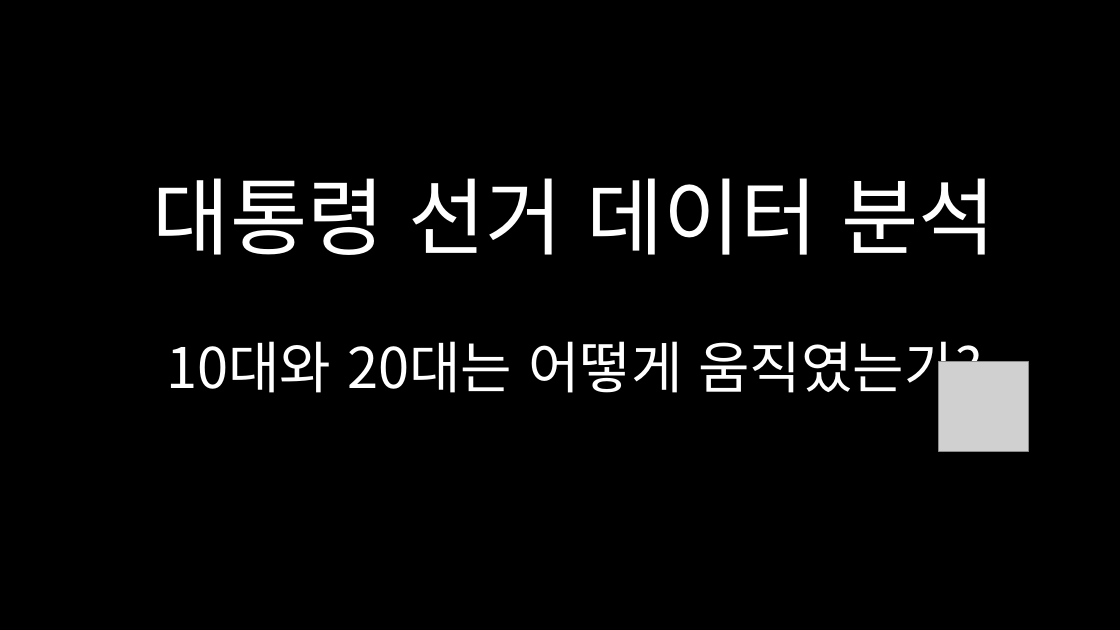
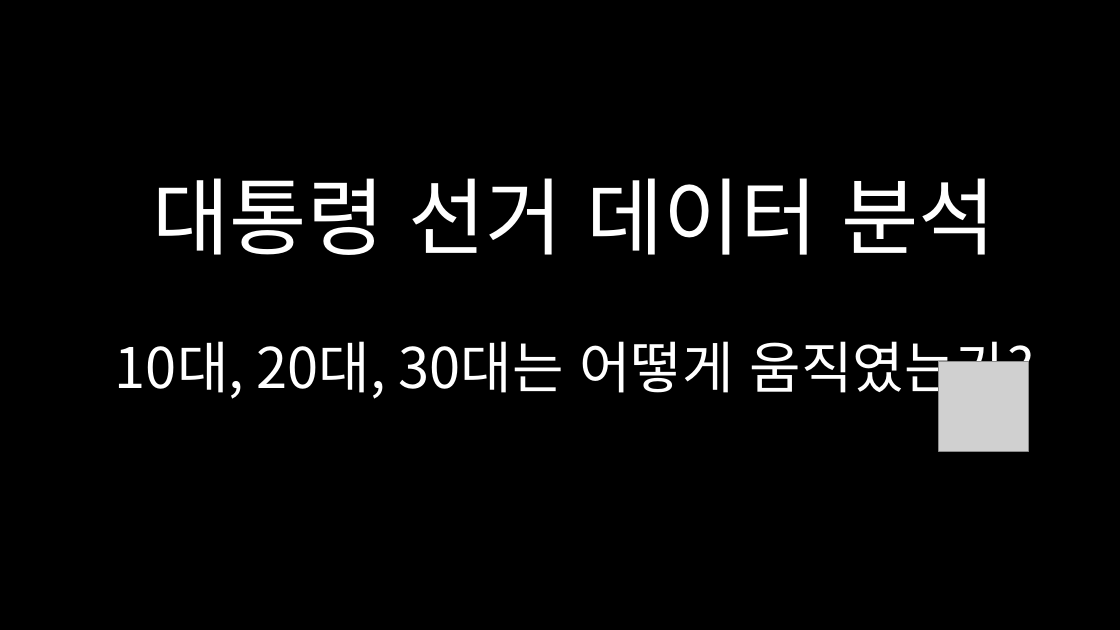
Before and after one commit to dschloe/streamlit-election-analysis, a slide deck: slide 1 of 프레젠테이션1.pptx. Drawn at 1120x630 pixels with LibreOffice and Linux fonts; fonts in the diff are those of the drawing; grey boxes stand for pictures. Boxes give left, top, right and bottom in pixels: in the first picture for what was removed or moved away, otherwise in the second. Text is boxed around its words. In the diff, an @@ line names an element or a change of style, - is before the commit and + after.

```diff
--- a/프레젠테이션1.pptx
+++ b/프레젠테이션1.pptx
@@ text "대통령 선거 데이터 분석" moved from (x1=153, y1=178, x2=997, y2=402) to (x1=115, y1=178, x2=1034, y2=402) @@
@@ text at (x1=115, y1=341, x2=1034, y2=402): text changed @@
-10대와 20대는 어떻게 움직였는가?
+10대, 20대, 30대는 어떻게 움직였는가?
```
Also in this commit, not shown: 2 other slides changed, 12 slides added, 14 other files.
